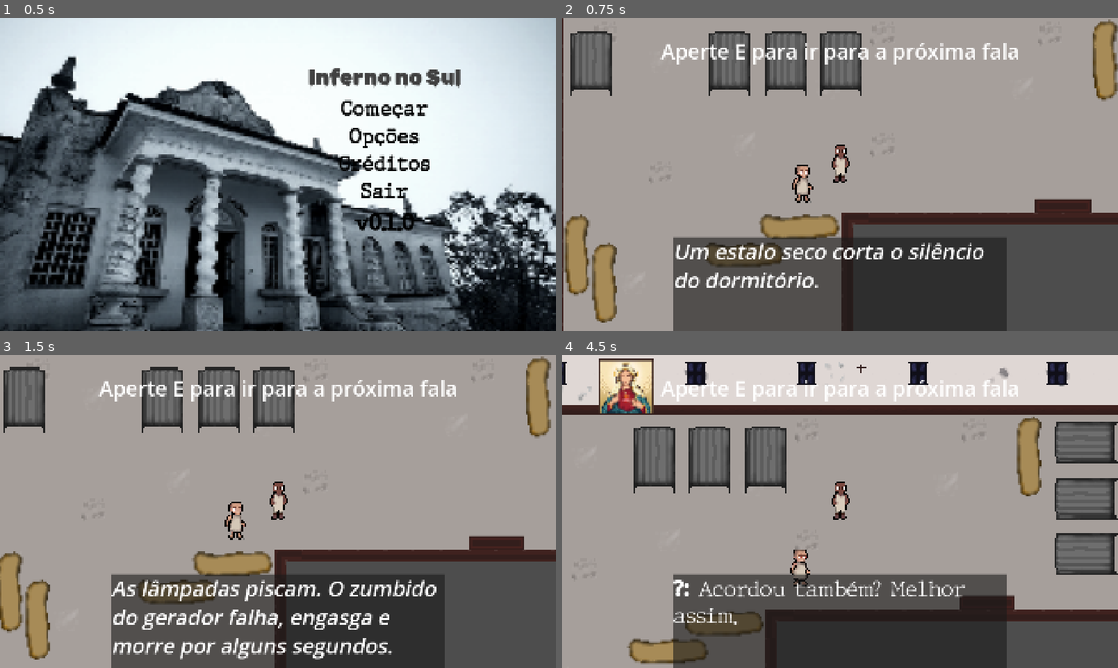
Above: before the commit, frames 1-4 (two rows, left to right).
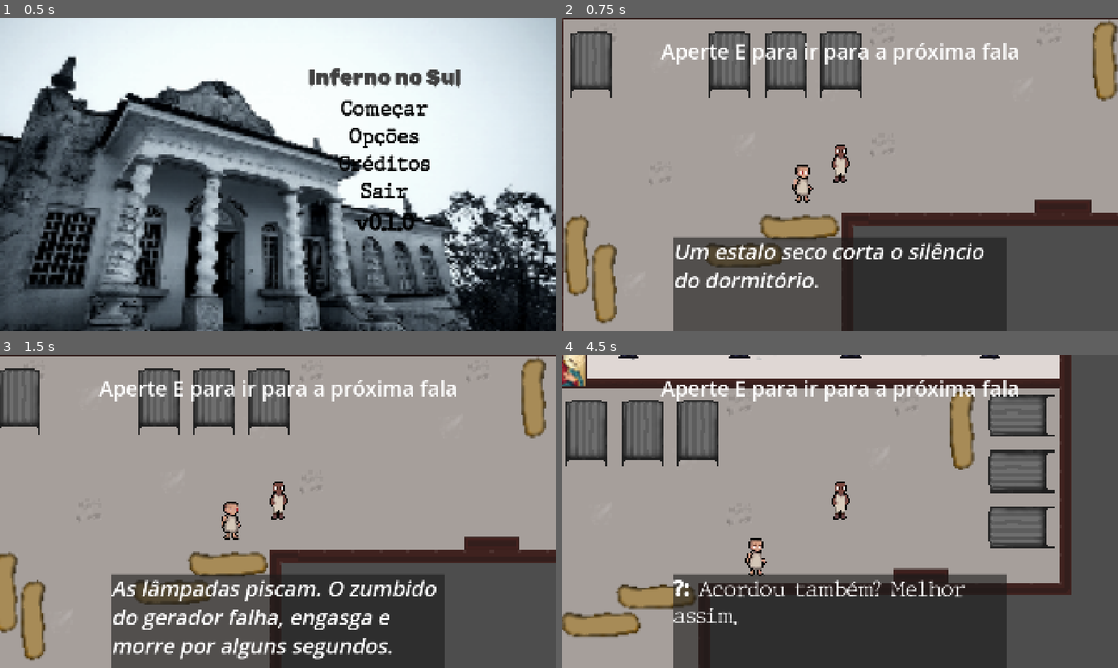
Above: after the commit, the same moments.

Repository: TP-Coltec-UFMG/2026-303-Inferno-no-Sul
Game: Godot game, scene res://scenes/ui/main_menu.tscn
Same seed, same stepped clock (60 frames per second), same inputs: the game is played once before the commit and once after it.
Inputs (mouse positions are in pixels of both pictures, inside the frame that each line leads up to):
- Up to frame 1 (0.5 s): no input
- Up to frame 2 (0.75 s): click "Começar" at 0.5 s
- Up to frame 3 (1.5 s): tap E (interact) at 1.25 s; move the mouse to (400, 495) at 1.27 s; hold D (move_right) from 1.28 s (still down); tap C (agachar) at 1.35 s; click (400, 495) at 1.42 s
- Up to frame 4 (4.5 s): tap Space (jump) at 1.52, 2.27, 3.77 s; tap E (interact) every 0.75 s from 2 to 4.25 s; move the mouse to (728, 527) at 2.02 s; release D (move_right) at 2.03 s; hold S (move_down) 2.03-2.78 s; click (728, 527) at 2.1 s; move the mouse to (895, 442) at 2.77 s; hold D (move_right) 2.78-3.53 s; hold 1 (cmd_arremesso) 2.78-3.53 s; move the mouse to (812, 574) at 3.52 s; hold W (move_up) 3.53-4.28 s; tap 5 (cmd_atirar_pedra) at 3.6 s; click (812, 574) at 3.67 s; move the mouse to (1006, 558) at 4.27 s; hold A (move_left) from 4.28 s (still down); hold 3 (cmd_distracao) from 4.28 s (still down)

Frame 1 is identical in both runs. In frame 2, 1.0% of the frame differs, in the area x 0-100%, y 0-98%; in frame 3, 6.3%; in frame 4, 40%, in the area x 0-100%, y 0-100%.

Commit message:
Improve collision management in cached phases
Refactor collision handling for cached phases to restore original states.

Diff:
--- a/scripts/game/game.gd
+++ b/scripts/game/game.gd
@@ -267,8 +267,8 @@
 		pai_destino = nova_fase
 
 	pai_destino.add_child(comp)
-	for shape: CollisionShape2D in comp.find_children("*", "CollisionShape2D", true, false):
-		shape.set_deferred("disabled", false)
+	# Restaura o estado ORIGINAL das colisões do companheiro (em vez de ligar tudo).
+	_definir_colisoes(comp, true)
 
 	comp.jogador = novo_player
 	comp.velocity = Vector2.ZERO
@@ -458,12 +458,10 @@
 	fase.process_mode = Node.PROCESS_MODE_INHERIT if ativa else Node.PROCESS_MODE_DISABLED
 
 	# Fases em cache continuam na árvore, então precisamos desligar
-	# explicitamente suas colisões quando estão inativas.
-	for shape: CollisionShape2D in fase.find_children("*", "CollisionShape2D", true, false):
-		shape.set_deferred("disabled", not ativa)
-
-	for polygon: CollisionPolygon2D in fase.find_children("*", "CollisionPolygon2D", true, false):
-		polygon.set_deferred("disabled", not ativa)
+	# explicitamente suas colisões quando estão inativas — INCLUINDO as dos
+	# TileMapLayer (paredes), que ficavam ligadas e viravam obstáculos
+	# invisíveis dentro da fase ativa.
+	_definir_colisoes(fase, ativa)
 
 	if ativa:
 		var cameras := fase.find_children("*", "Camera2D", true, false)
@@ -485,6 +483,44 @@
 
 
 # ════════════════════════════════════════════════════════════════════════════
+#  COLISÕES DAS FASES EM CACHE
+# ════════════════════════════════════════════════════════════════════════════
+
+## Liga/desliga TODAS as colisões (e a navegação dos TileMapLayer) de `raiz`,
+## lembrando o valor original de cada propriedade pra restaurá-lo depois.
+## Assim, coisas que o editor deixou desligadas de propósito (ex.: a camada
+## "Chao", com collision_enabled = false) continuam desligadas.
+func _definir_colisoes(raiz: Node, ativa: bool) -> void:
+	for no: Node in raiz.find_children("*", "CollisionShape2D", true, false):
+		_alternar_propriedade(no, &"disabled", true, ativa)
+
+	for no: Node in raiz.find_children("*", "CollisionPolygon2D", true, false):
+		_alternar_propriedade(no, &"disabled", true, ativa)
+
+	for no: Node in raiz.find_children("*", "TileMapLayer", true, false):
+		_alternar_propriedade(no, &"collision_enabled", false, ativa)
+		_alternar_propriedade(no, &"navigation_enabled", false, ativa)
+
+
+## `valor_desligado` é o valor que "desliga" a propriedade
+## (true para `disabled`, false para `collision_enabled`).
+func _alternar_propriedade(no: Node, prop: StringName, valor_desligado: bool, ativa: bool) -> void:
+	var chave := "_orig_%s" % prop
+
+	if ativa:
+		if no.has_meta(chave):
+			no.set_deferred(prop, no.get_meta(chave))
+			no.remove_meta(chave)
+		return
+
+	# Só guarda o original na PRIMEIRA vez que desliga (evita gravar o "false"
+	# de uma desativação anterior por cima do valor verdadeiro).
+	if not no.has_meta(chave):
+		no.set_meta(chave, no.get(prop))
+	no.set_deferred(prop, valor_desligado)
+
+
+# ════════════════════════════════════════════════════════════════════════════
 #  INTERNAL
 # ════════════════════════════════════════════════════════════════════════════
 
